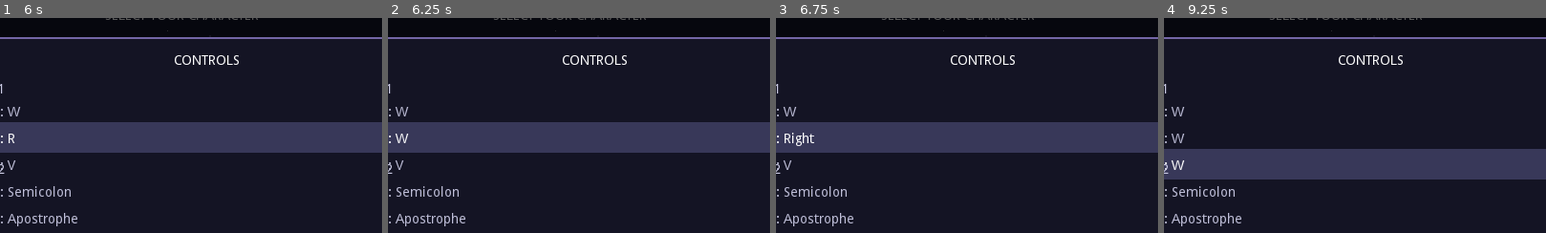
Above: before the commit, frames 1-4 (left to right).
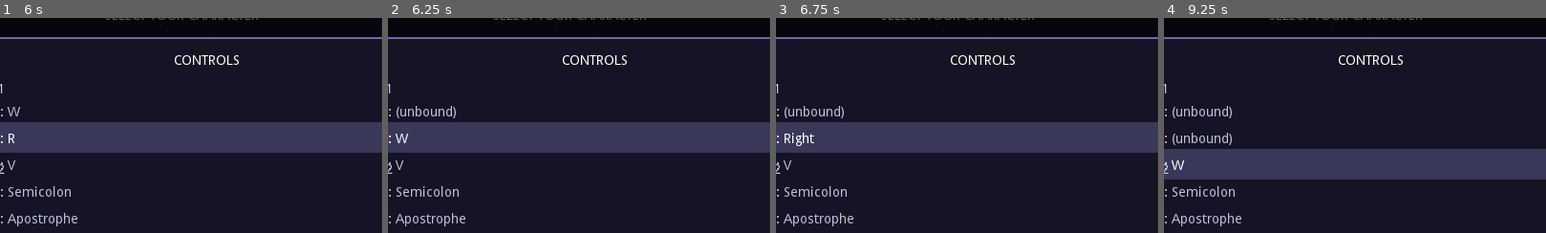
Above: after the commit, the same moments.

Repository: asenmitrev/cucugo
Game: Godot game, scene res://scenes/CharSelect.tscn
Same seed, same stepped clock (60 frames per second), same inputs: the game is played once before the commit and once after it.
Inputs:
- Up to frame 1 (6 s): tap Enter at 0.5, 2.1 s; hold D (p1_right) 0.53-1.28 s; tap Left (p2_left) at 0.6, 5.1 s; tap W (p1_jump) at 0.77, 1.52, 3.02, 3.77, 4.52 s; tap Escape (start) every 0.75 s from 1.25 to 4.25 s; hold Down 1.28-2.03 s; tap Right (p2_right) at 1.35 s; hold D (p1_right) 2.03-3.53 s; tap Keypad Enter at 2.85, 3.6 s; hold A (p1_left) 3.53-5.03 s; tap Space at 4.35 s; hold Down 5.03-5.78 s; hold D (p1_right) from 5.78 s (still down); tap R at 5.85 s
- Up to frame 2 (6.25 s): keep holding D (p1_right); tap W (p1_jump) at 6.02 s
- Up to frame 3 (6.75 s): keep holding D (p1_right); tap Right (p2_right) at 6.6 s
- Up to frame 4 (9.25 s): tap W (p1_jump) at 6.77, 7.52, 9.02 s; tap R at 7.35 s; release D (p1_right) at 8.03 s; hold Down 8.03-8.78 s; tap F at 8.1 s; hold A (p1_left) from 8.78 s (still down); tap Enter at 8.85 s
The pictures show only the part of the screen within x 22-72%, y 10-60%; the shares and areas given below are measured in that part.

Frame 1 is identical in both runs. In frame 2, 0.4% of the frame differs, in the area x 2-18%, y 40-47%; in frame 3, 0.4%; in frame 4, 0.8%, in the area x 2-18%, y 40-60%.

Commit message:
feat: exclusive key/button binding — auto-remove conflicts across all remappable actions

Diff:
--- a/scripts/MenuManager.gd
+++ b/scripts/MenuManager.gd
@@ -241,35 +241,34 @@
 
 
 func _apply_event_to_action(action: String, ev: InputEvent, device: int) -> void:
-	var events: Array = _ctrl_bindings.get(action, [])
-
-	if ev is InputEventKey:
-		# Keyboard: replace all keyboard events for this action
-		var new_events := []
-		for e in events:
-			if e is InputEventKey:
-				InputMap.action_erase_event(action, e)
+	# Exclusive binding: remove this event from every other remappable action first.
+	for ca in CTRL_ACTIONS:
+		var other: String = ca["action"]
+		if other == action:
+			continue
+		var other_events: Array = _ctrl_bindings.get(other, [])
+		var kept := []
+		for e in other_events:
+			var conflict := false
+			if ev is InputEventJoypadButton and e is InputEventJoypadButton:
+				conflict = (e as InputEventJoypadButton).button_index == (ev as InputEventJoypadButton).button_index \
+					and (e.device == device or device == -1 or e.device == -1)
+			elif ev is InputEventKey and e is InputEventKey:
+				conflict = (e as InputEventKey).scancode == (ev as InputEventKey).scancode
+			if conflict:
+				InputMap.action_erase_event(other, e)
 			else:
-				new_events.append(e)
-		events = new_events
-		InputMap.action_add_event(action, ev)
-		events.append(ev)
-
-	elif ev is InputEventJoypadButton:
-		# Joypad: replace only the event for this specific device
-		var new_events := []
-		for e in events:
-			if e is InputEventJoypadButton and e.device == device:
-				InputMap.action_erase_event(action, e)
-			else:
-				new_events.append(e)
-		events = new_events
-		var joy_ev: InputEventJoypadButton = ev
-		joy_ev.device = device
-		InputMap.action_add_event(action, joy_ev)
-		events.append(joy_ev)
-
-	_ctrl_bindings[action] = events
+				kept.append(e)
+		_ctrl_bindings[other] = kept
+
+	# One binding per action: clear everything currently on this action.
+	for e in _ctrl_bindings.get(action, []):
+		InputMap.action_erase_event(action, e)
+
+	if ev is InputEventJoypadButton:
+		(ev as InputEventJoypadButton).device = device
+	InputMap.action_add_event(action, ev)
+	_ctrl_bindings[action] = [ev]
 
 
 func _get_event_device(ev: InputEvent) -> int:
@@ -355,21 +354,10 @@
 
 # Called from ControllerMapper to register a joypad binding without erasing other devices
 func register_joypad_binding(action: String, ev: InputEvent) -> void:
-	var events: Array = _ctrl_bindings.get(action, [])
-	var device: int = ev.device if ev.has("device") else -1
-
-	# Remove any existing joypad event for this device
-	var new_events := []
-	for e in events:
-		if e is InputEventJoypadButton and e.device == device:
-			InputMap.action_erase_event(action, e)
-		else:
-			new_events.append(e)
-	events = new_events
-
+	for e in _ctrl_bindings.get(action, []):
+		InputMap.action_erase_event(action, e)
 	InputMap.action_add_event(action, ev)
-	events.append(ev)
-	_ctrl_bindings[action] = events
+	_ctrl_bindings[action] = [ev]
 
 
 # ── Drawing ──────────────────────────────────────────────────────
